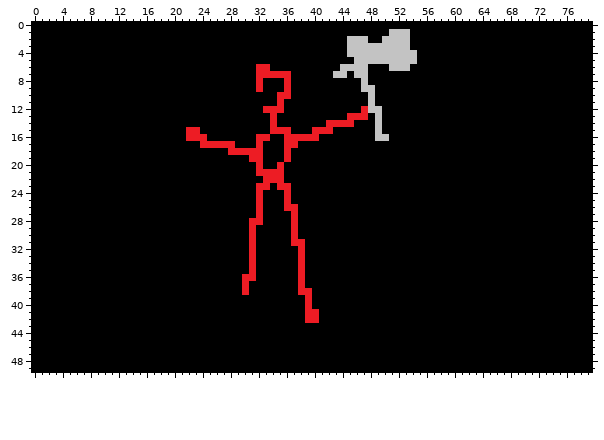
One commit to this sprite sheet: data/units/tower/image.png. The picture above was drawn from the file before the commit.
The file is 80x50 pixels. Colours within 5 levels of each other are drawn and written as one.
New version:
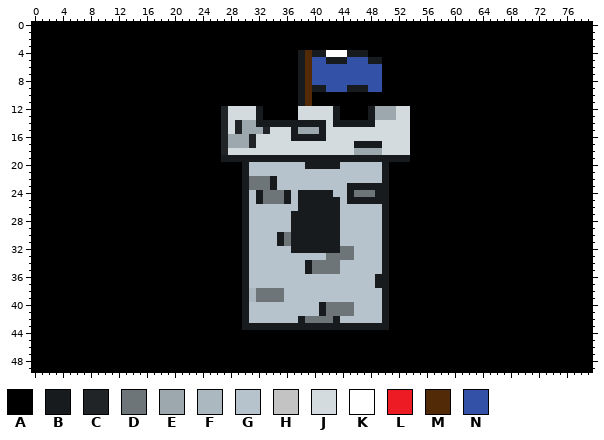
Palette (. is transparent): A #000000  B #181b1d  C #202426  D #6e7579  E #9ca7ae  F #abb8c0  G #b6c3cc  H #c3c3c3  J #d4dbdf  K #ffffff  L #ed1c24  M #522a07  N #3352a7
Change:
Changed rows in their new state; - is an unchanged pixel.
first column x 22:
 1 -----------------------------AAA-
 2 -----------------------AAA--AAAA-
 3 -----------------------AAAAAAAAA-
 4 ----------------BMBBKKKBBBAAAAAAA
 5 ----------------BMNNBBBNNNBBAAAAA
 6 ----------AA----BMNNNNNNNNNN-AAA-
 7 ----------AAAAA-BMNNNNNNNNNN-----
 8 ----------A---A-BMNNNNNNNNNN-----
 9 ----------A---A-BMBBNNNBBBNN-----
10 -------------AA-BM--------A------
11 -------------A--BM--------A------
12 -----CJJJJBAAA--JJJJJB---ABEEEJJ-
13 -----CJJJJB-A---JJJJJB-AAABEEEJJ-
14 -----CJCEEBBBBBBBBBBJBBBBBBJJJJJ-
15 AA---CJCEEECJJJBEEEBJJJJJJJJJJJJ-
16 AAA--CEEECJJJJJBBBBBJJJJJJJJJJJJ-
17 --AAACEEECJJJJJJJJJJJJJJBBBBJJJJ-
18 -----CJJJJJJJJJJJJJJJJJJEEEEJJJJ-
19 -----BBBBBBBBBBBBBBBBBBBBBBBBBBB-
20 --------BGGGGGGGGBBBBBGGGGGGB----
21 --------BGGGGGGGGGGGGGGGGGGGB----
22 --------BDDDBGGGGGGGGGGGGGGGB----
23 --------BDDDBGGGGGGGGGGBBBBBB----
24 --------BGBDDDBGBBBBBGGBDDDBB----
25 --------BGBDDDBGBBBBBBGBBBBBB----
26 --------BGGGGGGGBBBBBBGGGGGGB----
27 --------BGGGGGGBBBBBBBGGGGGGB----
28 --------BGGGGGGBBBBBBBGGGGGGB----
29 --------BGGGGGGBBBBBBBGGGGGGB----
30 --------BGGGGBDBBBBBBBGGGGGGB----
31 --------BGGGGBDBBBBBBBGGGGGGB----
32 --------BGGGGGGBBBBBBBDDGGGGB----
33 --------BGGGGGGGGGGGDDDDGGGGB----
34 --------BGGGGGGGGBDDDDGGGGGGB----
35 --------BGGGGGGGGBDDDDGGGGGGB----
36 --------BGGGGGGGGGGGGGGGGGGBB----
37 --------BGGGGGGGGGGGGGGGGGGBB----
38 --------BFDDDDGGGGGGGGGGGGGGB----
39 --------BFDDDDGGGGGGGGGGGGGGB----
40 --------BGGGGGGGGGGBDDDDGGGGB----
41 --------BGGGGGGGGGGBDDDDGGGGB----
42 --------BGGGGGGGBDDDDBGGGGGGB----
43 --------BBBBBBBBBBBBBBBBBBBBB----
